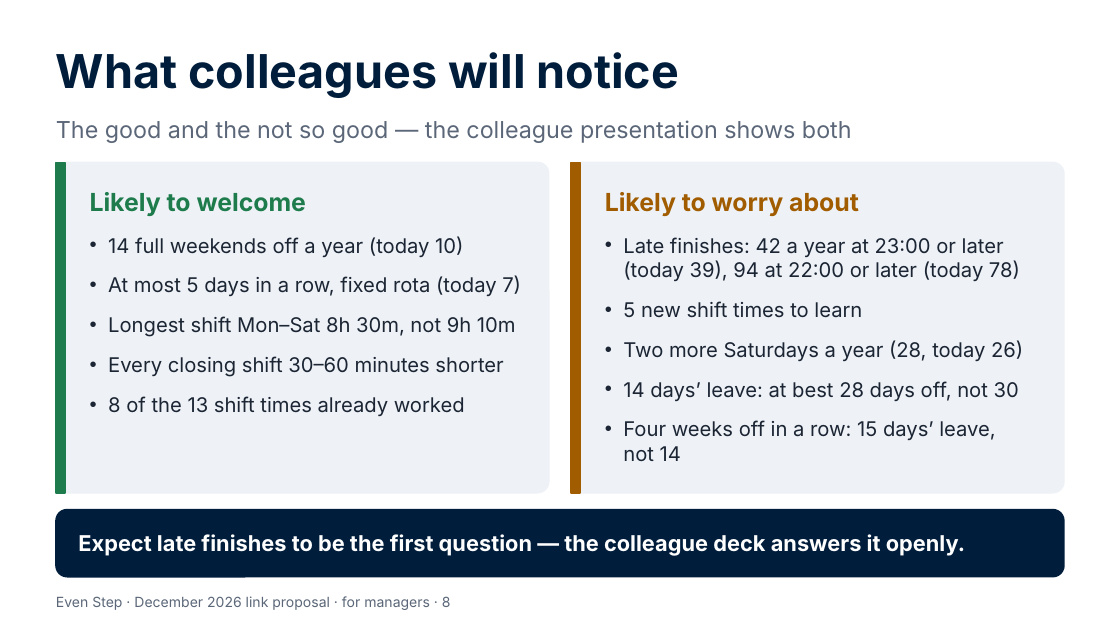
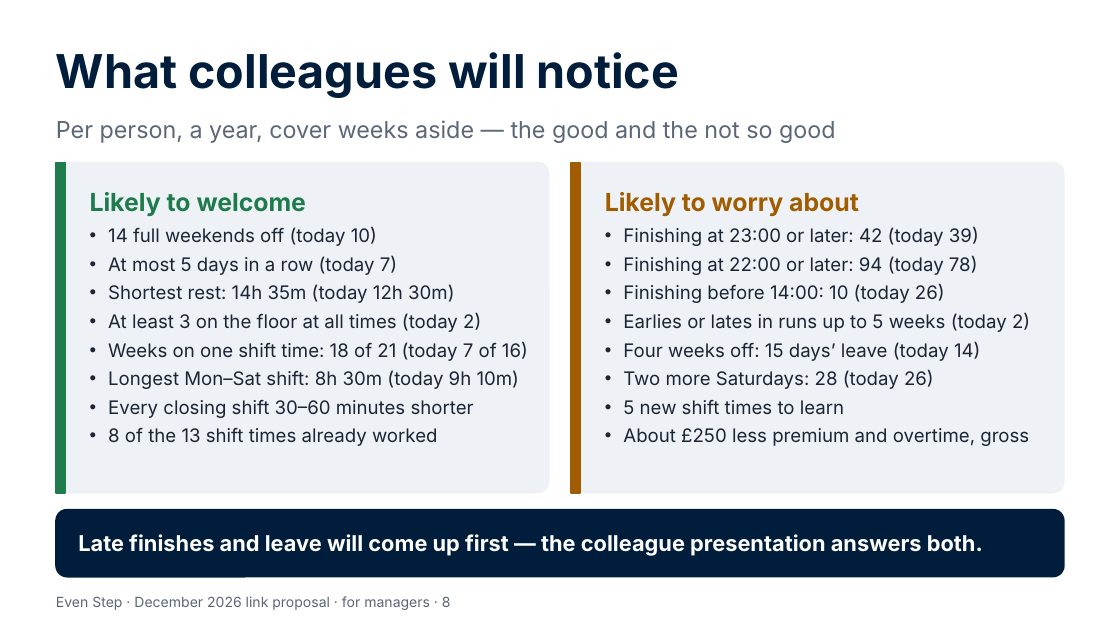
Before and after one commit to Garethdavidmiller/roster-app, a slide deck: slide 8 of docs/links-26/presentations/Even-Step-for-managers.pptx. Drawn at 1120x630 pixels with LibreOffice and Linux fonts; fonts in the diff are those of the drawing. Boxes give left, top, right and bottom in pixels: in the first picture for what was removed or moved away, otherwise in the second. Text is boxed around its words. In the diff, an @@ line names an element or a change of style, - is before the commit and + after.

```diff
--- a/docs/links-26/presentations/Even-Step-for-managers.pptx
+++ b/docs/links-26/presentations/Even-Step-for-managers.pptx
@@ text at <box>56,120,836,143</box>: text changed @@
-The good and the not so good — the colleague presentation shows both
+Per person, a year, cover weeks aside — the good and the not so good
@@ text "14 full weekends off (today ...": place and size @@
-text "14 full weekends off (today ..." at <box>108,236,521,416</box>
+text "14 full weekends off (today ..." at <box>108,227,528,446</box>
@@ text at <box>108,227,528,389</box>: text changed; size 13 to 12 pt @@
-• 14 full weekends off a year (today 10)
-• At most 5 days in a row, fixed rota (today 7)
-• Longest shift Mon–Sat 8h 30m, not 9h 10m
+• 14 full weekends off (today 10)
+• At most 5 days in a row (today 7)
+• Shortest rest: 14h 35m (today 12h 30m)
+• At least 3 on the floor at all times (today 2)
+• Weeks on one shift time: 18 of 21 (today 7 of 16)
+• Longest Mon–Sat shift: 8h 30m (today 9h 10m)
@@ text "Finishing at 23:00 or later: ...": place and size @@
-text "Finishing at 23:00 or later: ..." at <box>623,237,1023,461</box>
+text "Finishing at 23:00 or later: ..." at <box>623,227,1030,446</box>
@@ text at <box>623,227,1030,389</box>: text changed; size 13 to 12 pt @@
-• Late finishes: 42 a year at 23:00 or later (today 39), 94 at 22:00 or later (today 78)
+• Finishing at 23:00 or later: 42 (today 39)
+• Finishing at 22:00 or later: 94 (today 78)
+• Finishing before 14:00: 10 (today 26)
+• Earlies or lates in runs up to 5 weeks (today 2)
+• Four weeks off: 15 days’ leave (today 14)
+• Two more Saturdays: 28 (today 26)
@@ text at <box>108,400,474,446</box>: size 13 to 12 pt in "Every closing shift 30–60 minutes shorter", "8 of the 13 shift times already ..."; less space between paragraphs @@
@@ text at <box>623,400,844,415</box>: size 13 to 12 pt in "5 new shift times to learn"; less space between paragraphs @@
@@ text at <box>623,428,1029,446</box>: text changed; size 13 to 12 pt @@
-• Two more Saturdays a year (28, today 26)
-• 14 days’ leave: at best 28 days off, not 30
-• Four weeks off in a row: 15 days’ leave, not 14
+• About £250 less premium and overtime, gross
@@ text at <box>78,534,983,556</box>: text changed @@
-Expect late finishes to be the first question — the colleague deck answers it openly.
+Late finishes and leave will come up first — the colleague presentation answers both.
```
Also in this commit, not shown: 9 other slides changed, 9 other files.
